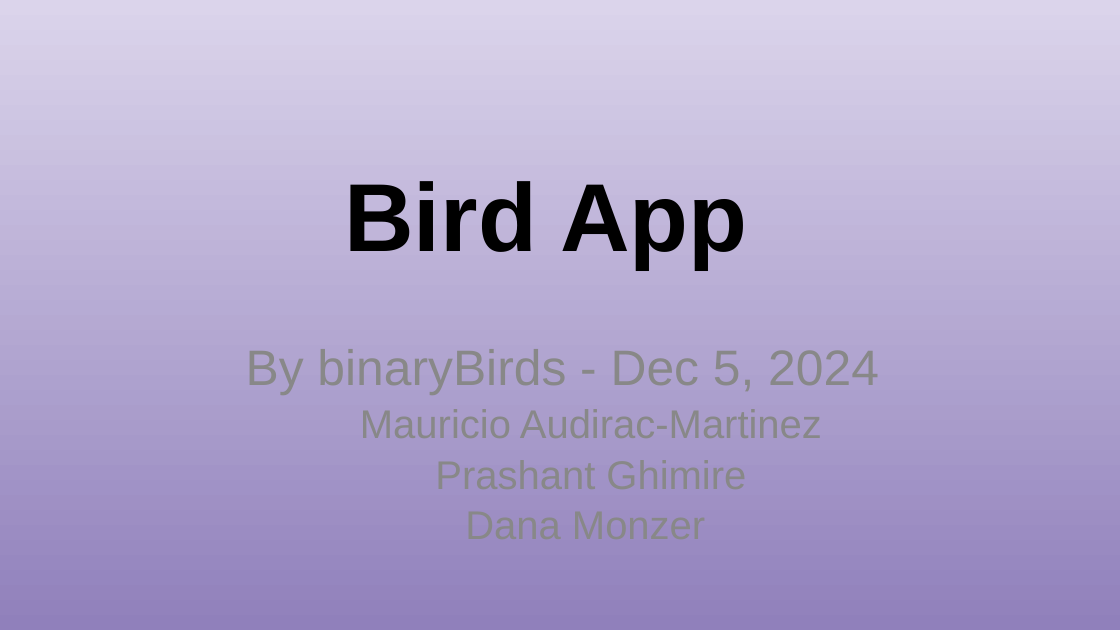
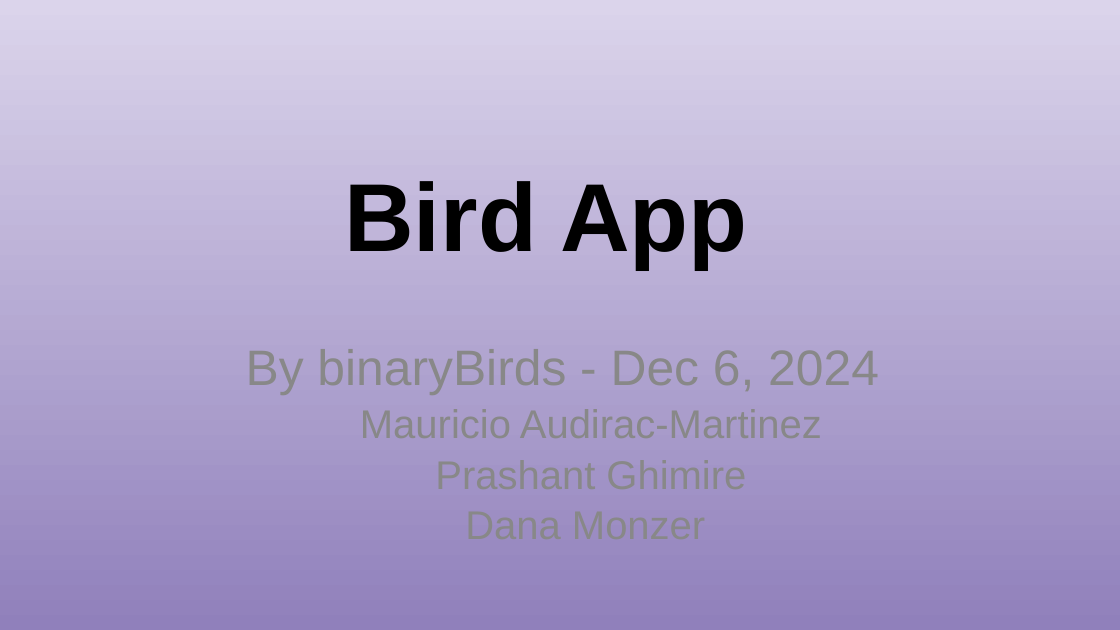
Before and after one commit to Prsnt95/BirdApp, a slide deck: slide 1 of Documents for submission/Bird App.pptx. Drawn at 1120x630 pixels with LibreOffice and Linux fonts; fonts in the diff are those of the drawing; background and template pictures are left out. Boxes give left, top, right and bottom in pixels: in the first picture for what was removed or moved away, otherwise in the second. Text is boxed around its words. In the diff, an @@ line names an element or a change of style, - is before the commit and + after.

```diff
--- a/Documents for submission/Bird App.pptx
+++ b/Documents for submission/Bird App.pptx
@@ subtitle at box(246, 349, 879, 395): text changed @@
-By binaryBirds - Dec 5, 2024
+By binaryBirds - Dec 6, 2024
```
Also in this commit, not shown: 3 other slides changed, 1 other file.
